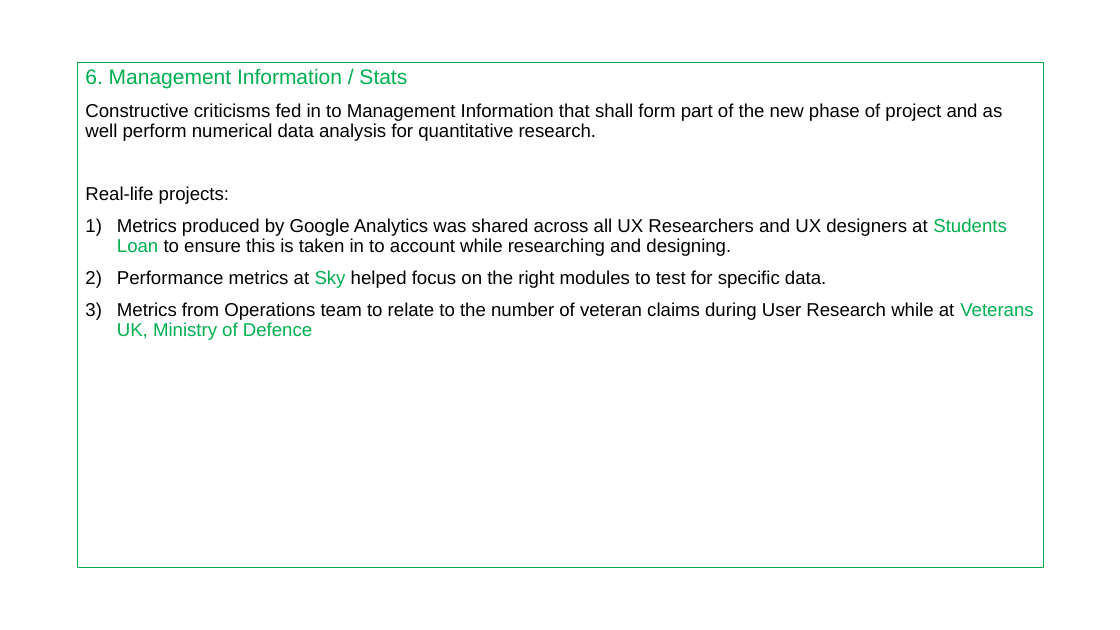
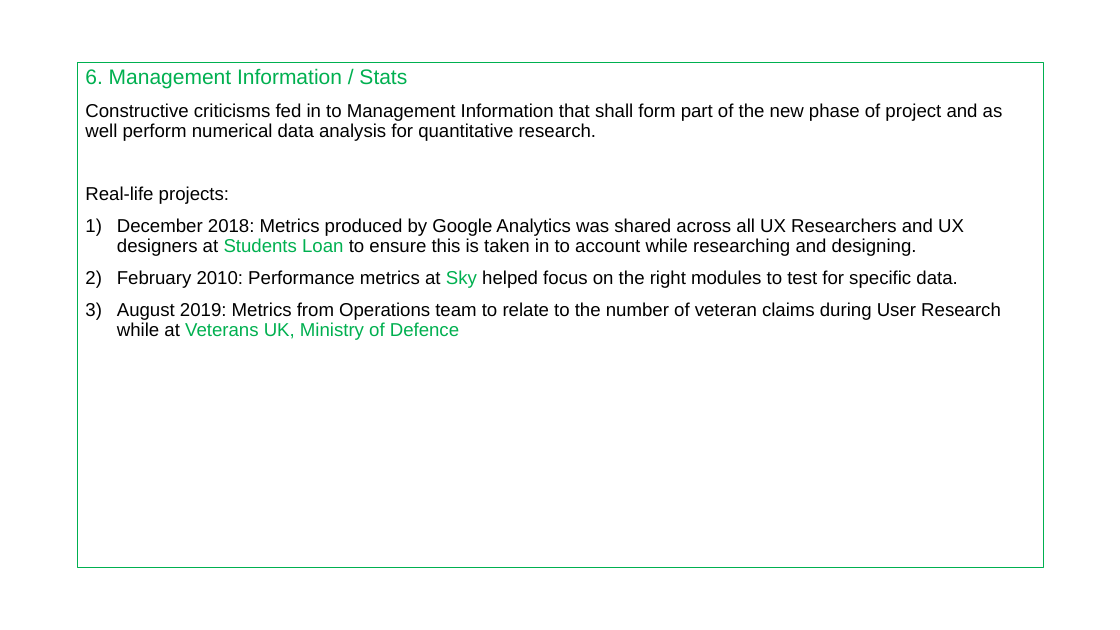
Before and after one commit to RaghavanKasthuri/User-Experience-UX-, a slide deck: slide 7 of Research Methods/User Research Methods.pptx. Drawn at 1120x630 pixels with LibreOffice and Linux fonts; fonts in the diff are those of the drawing. Boxes give left, top, right and bottom in pixels: in the first picture for what was removed or moved away, otherwise in the second. Text is boxed around its words. In the diff, an @@ line names an element or a change of style, - is before the commit and + after.

```diff
--- a/Research Methods/User Research Methods.pptx
+++ b/Research Methods/User Research Methods.pptx
@@ text at box(117, 218, 1001, 340): text changed @@
-1) Metrics produced by Google Analytics was shared across all UX Researchers and UX designers at Students Loan to ensure this is taken in to account while researching and designing.
-2) Performance metrics at Sky helped focus on the right modules to test for specific data.
-3) Metrics from Operations team to relate to the number of veteran claims during User Research while at Veterans UK, Ministry of Defence
+1) December 2018: Metrics produced by Google Analytics was shared across all UX Researchers and UX designers at Students Loan to ensure this is taken in to account while researching and designing.
+2) February 2010: Performance metrics at Sky helped focus on the right modules to test for specific data.
+3) August 2019: Metrics from Operations team to relate to the number of veteran claims during User Research while at Veterans UK, Ministry of Defence
```
Also in this commit, not shown: 6 other slides changed.
